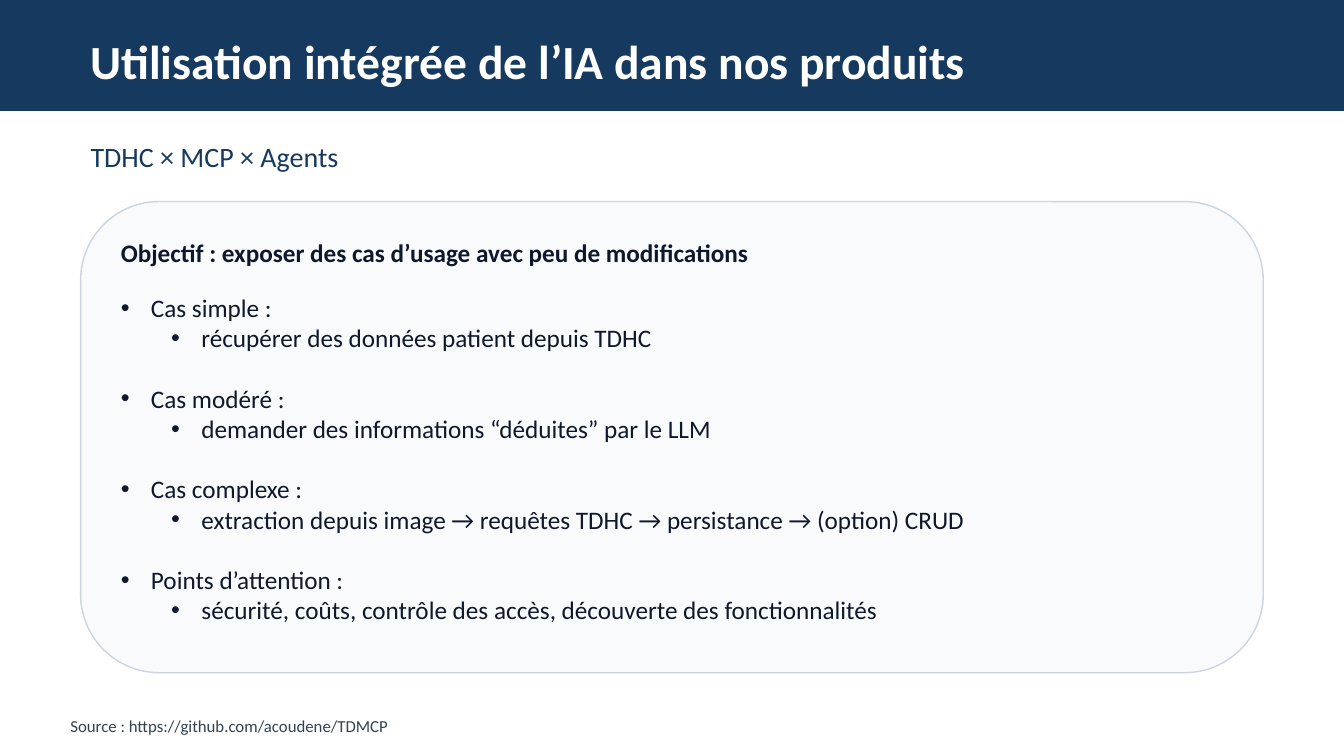
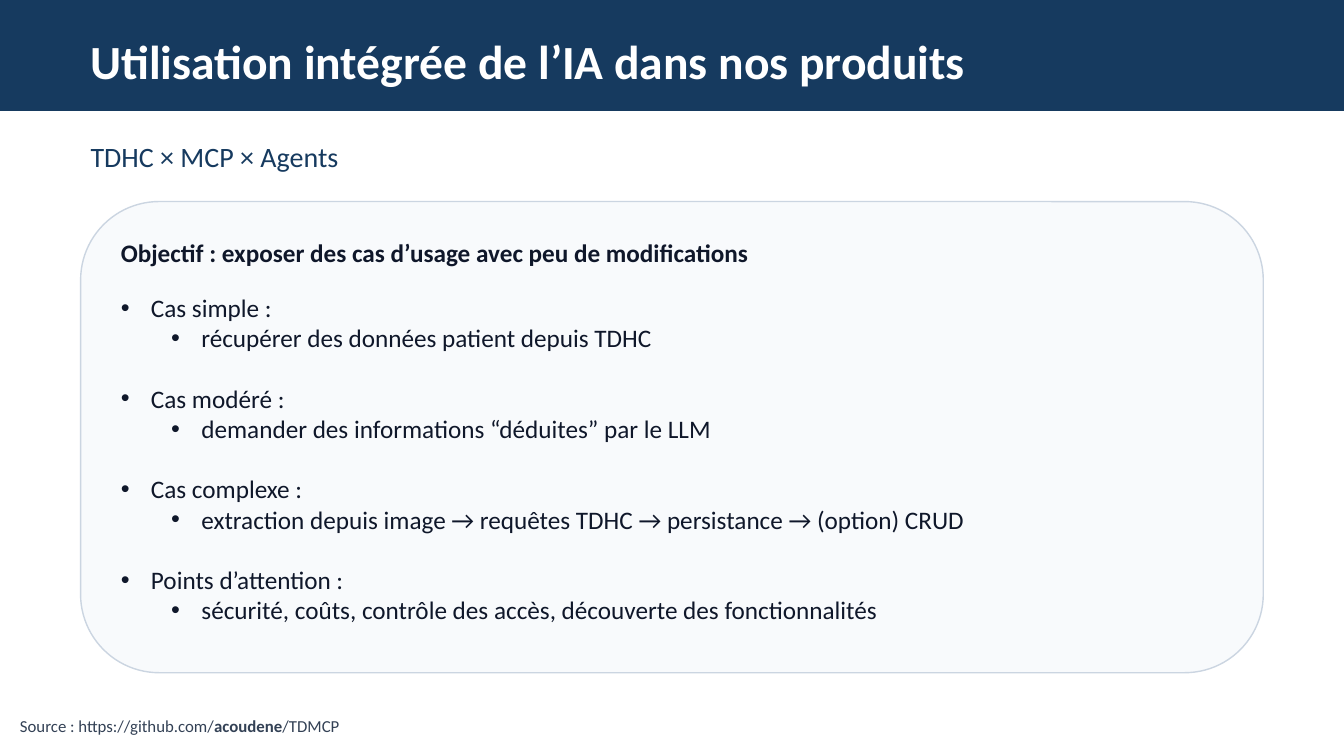
Before and after one commit to acoudene/TDMCP, a slide deck: slide 2 of TDHC/Resources/TDHC_IA_MCP_TDHC.pptx (slide 1 before the commit). Drawn at 1344x756 pixels with LibreOffice and Linux fonts; fonts in the diff are those of the drawing. Boxes give left, top, right and bottom in pixels: in the first picture for what was removed or moved away, otherwise in the second. Text is boxed around its words. In the diff, an @@ line names an element or a change of style, - is before the commit and + after.

```diff
--- a/TDHC/Resources/TDHC_IA_MCP_TDHC.pptx
+++ b/TDHC/Resources/TDHC_IA_MCP_TDHC.pptx
@@ text "Source : https://github.com/acoudene/TDMCP": place and size @@
-text "Source : https://github.com/acoudene/TDMCP" at (70,720,388,735)
+text "Source : https://github.com/acoudene/TDMCP" at (20,720,339,735)
@@ text "Source : https://github.com/acoudene/TDMCP" at (20,720,339,735): bold on in "https://github.com/acoudene/TDMCP" @@
```
Also in this commit, not shown: 2 other slides changed, 1 slide added, 2 other files.
